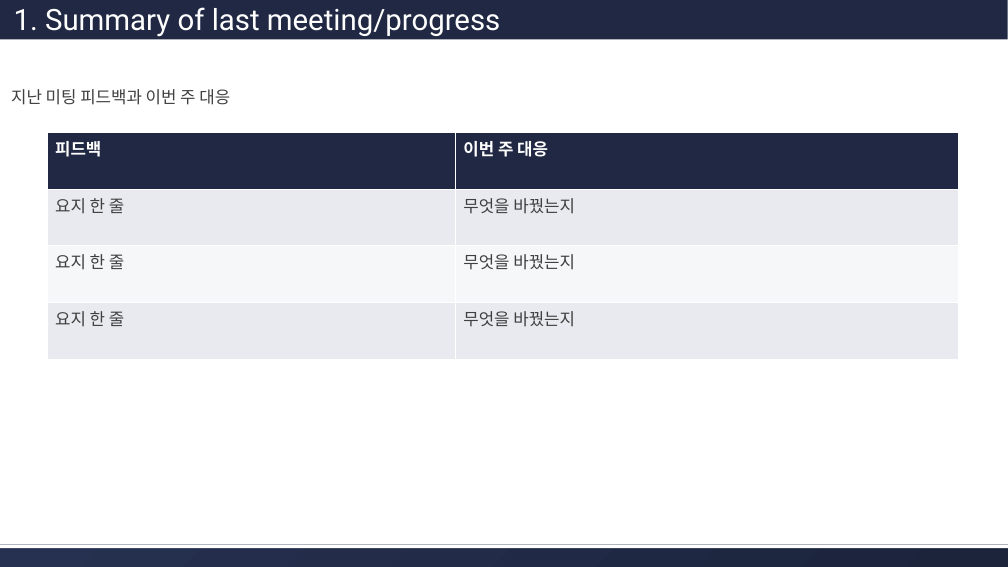
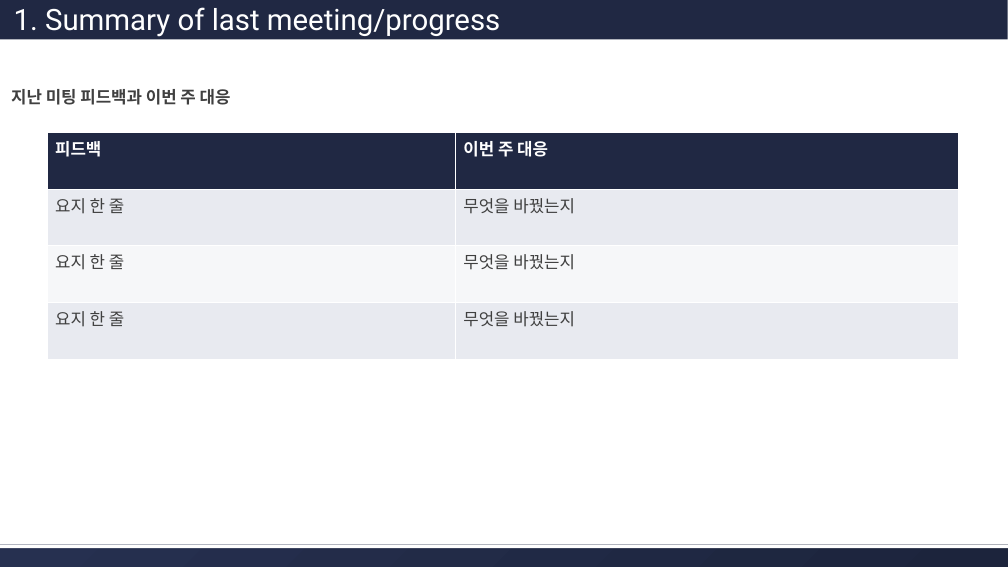
Before and after one commit to hjkim24/RADP, a slide deck: slide 3 of ppt/template/radp-progress-template.pptx. Drawn at 1008x567 pixels with LibreOffice and Linux fonts; fonts in the diff are those of the drawing. Boxes give left, top, right and bottom in pixels: in the first picture for what was removed or moved away, otherwise in the second. Text is boxed around its words. In the diff, an @@ line names an element or a change of style, - is before the commit and + after.

```diff
--- a/ppt/template/radp-progress-template.pptx
+++ b/ppt/template/radp-progress-template.pptx
@@ text "지난 미팅 피드백과 이번 주 ..." at <box>11,89,231,105</box>: bold on @@
```
Also in this commit, not shown: 4 other slides changed, 1 other file.
